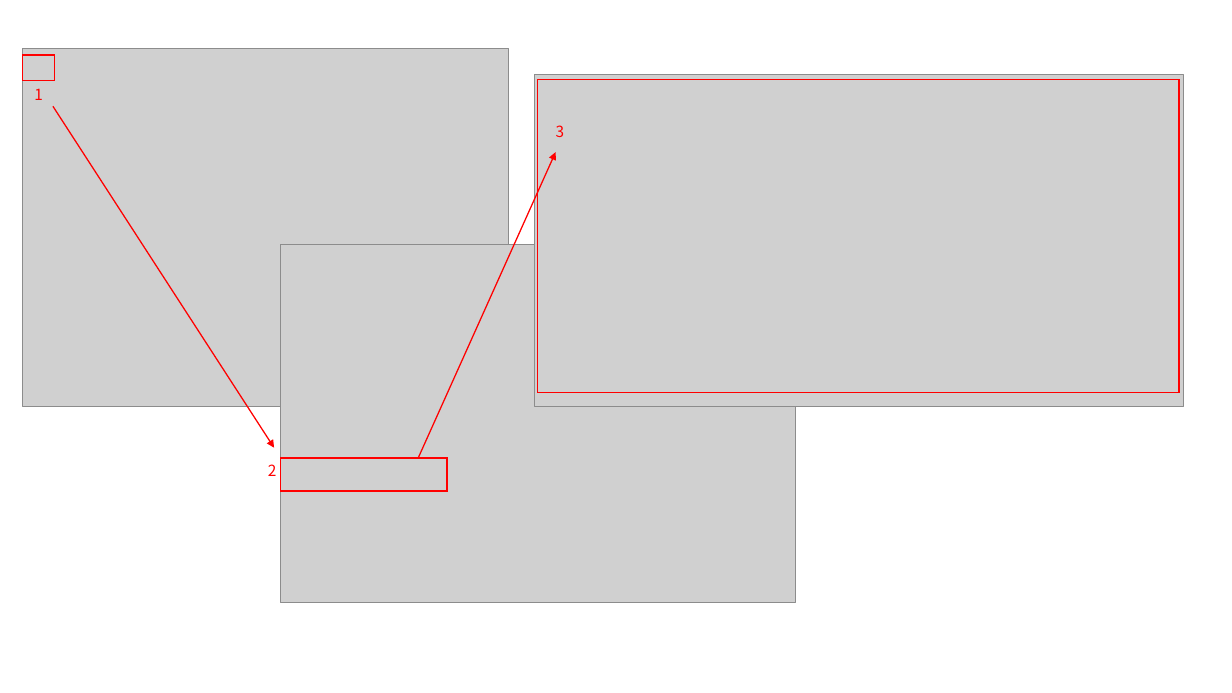
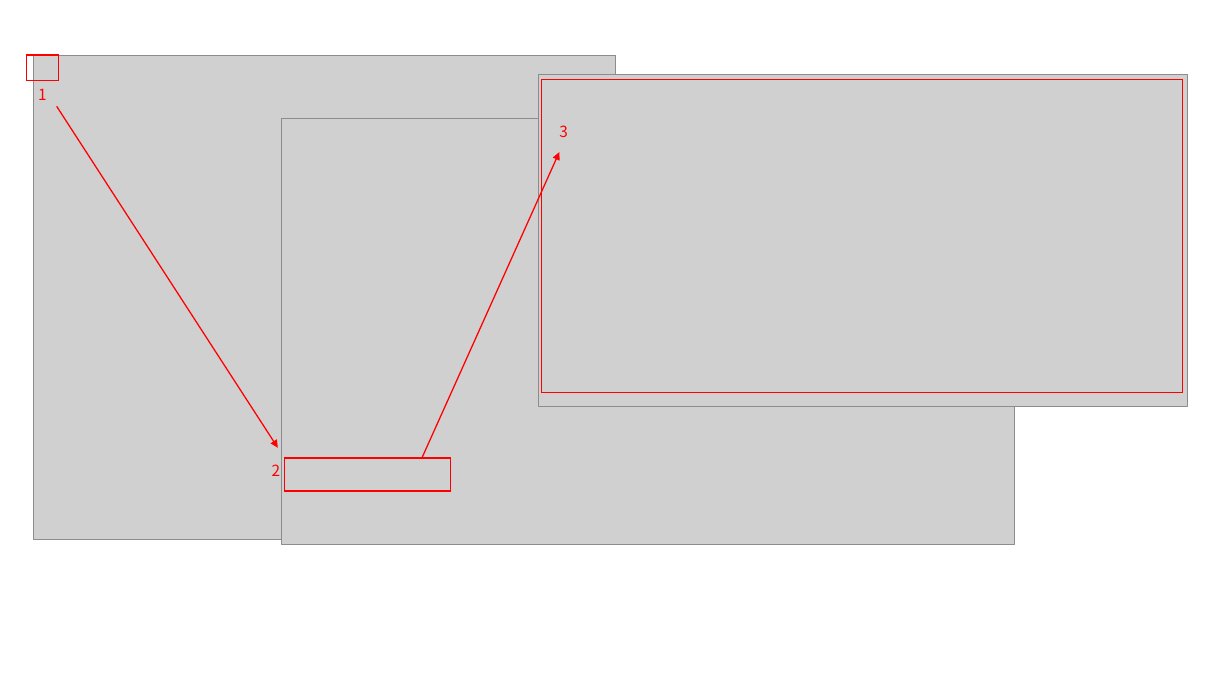
Before and after one commit to rundocs/jekyll-rtd-theme, a slide deck: slide 51 of In2WiseR_MLOps/image.pptx (slide 50 before the commit). Drawn at 1232x693 pixels with LibreOffice and Linux fonts; fonts in the diff are those of the drawing; grey boxes stand for pictures. Boxes give left, top, right and bottom in pixels: in the first picture for what was removed or moved away, otherwise in the second. Text is boxed around its words. In the diff, an @@ line names an element or a change of style, - is before the commit and + after.

```diff
--- a/In2WiseR_MLOps/image.pptx
+++ b/In2WiseR_MLOps/image.pptx
@@ picture: place and size @@
-picture at <box>23,49,509,408</box>
+picture at <box>33,55,616,541</box>
@@ 3 rectangles, 2 texts, 2 arrows, 1 picture: place and size @@
-3 rectangles, 2 texts, 2 arrows, 1 picture at <box>23,55,1184,492</box>
+3 rectangles, 2 texts, 2 arrows, 1 picture at <box>27,55,1188,492</box>
@@ picture added at <box>282,118,1016,544</box> @@
@@ picture removed at <box>281,244,796,603</box> @@
```
Also in this commit, not shown: 2 slides added, 1 slide removed, 6 other files.
